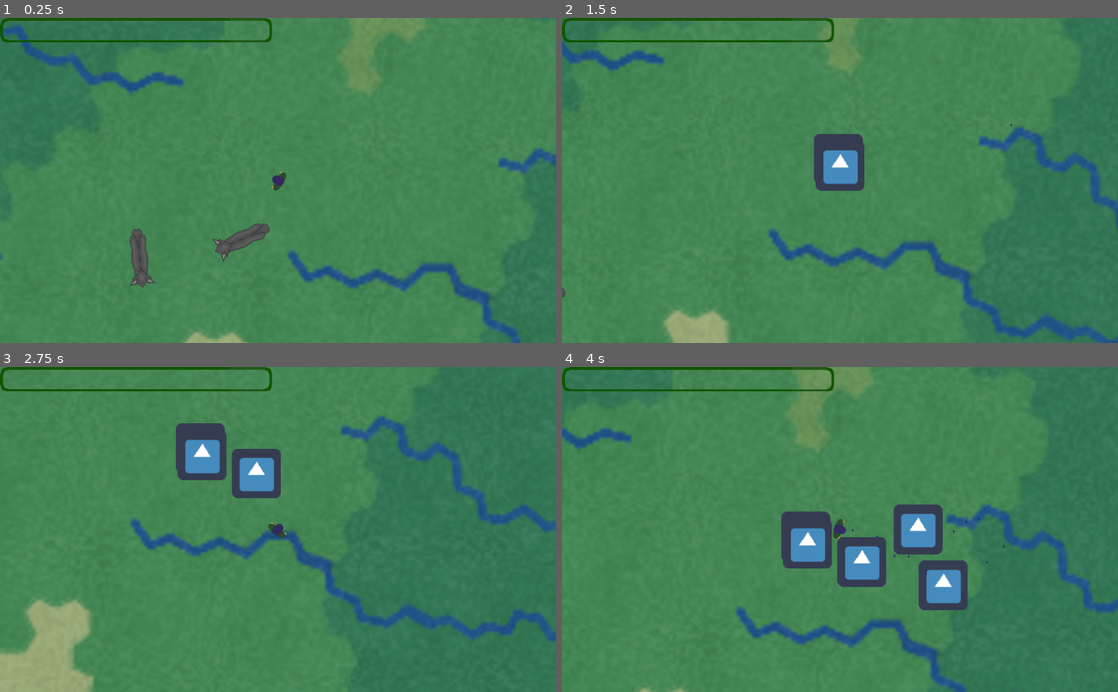
Above: before the commit, frames 1-4 (two rows, left to right).
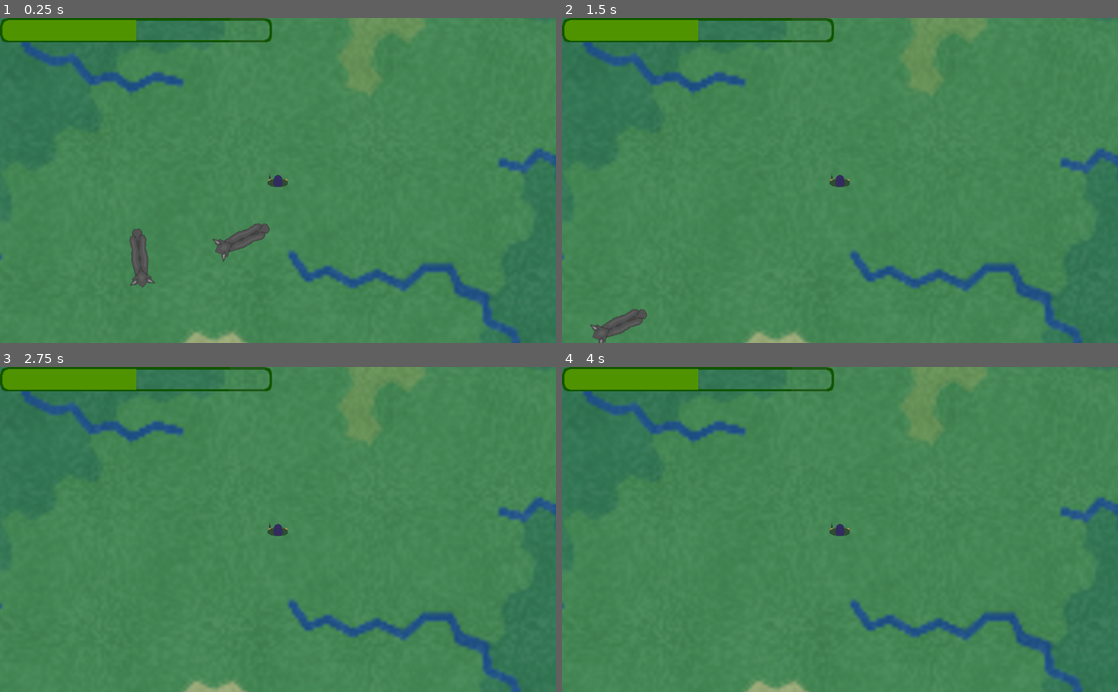
Above: after the commit, the same moments.

Repository: 32BitFlame/capstone-2019
Game: Godot game, scene res://TestRoom.tscn
Two runs of this game, one before a commit and one after it. Both use one fixed random seed, a clock stepped at 60 frames per second and the inputs below. The engine's default icon, where the game draws it, is replaced by a stand-in: a white triangle on a blue panel in a dark square.
Inputs (mouse positions are in pixels of both pictures, inside the frame that each line leads up to):
- Up to frame 1 (0.25 s): no input
- Up to frame 2 (1.5 s): tap Enter (ui_accept) at 0.5, 0.77 s; move the mouse to (962, 164) at 0.52 s; press the mouse at (962, 164) at 0.53 s; hold D (ui_right) 0.53-1.28 s; move the mouse to (728, 196) at 1.27 s; release the mouse at (728, 196) at 1.28 s; hold S (ui_down) from 1.28 s (still down); tap E (get_weapon) at 1.35 s
- Up to frame 3 (2.75 s): tap Enter (ui_accept) at 1.52 s; move the mouse to (333, 458) at 2.02 s; release S (ui_down) at 2.03 s; hold D (ui_right) from 2.03 s (still down); right-click (333, 458) at 2.1 s
- Up to frame 4 (4 s): move the mouse to (812, 594) at 2.77 s; release D (ui_right) at 2.78 s; hold W (ui_up) 2.78-3.53 s; tap Shift (sprint) at 2.85 s; tap Enter (ui_accept) at 3.02, 3.77 s; move the mouse to (1006, 578) at 3.52 s; press the mouse at (1006, 578) at 3.53 s; hold A (ui_left) from 3.53 s (still down)

The runs differ from the first frame. In frame 1, 1.6% of the frame differs, in the area x 0-52%, y 0-54%; in frame 2, 13%; in frame 3, 17%, in the area x 0-100%, y 0-100%; in frame 4, 17%.
Error after the commit: Invalid set index 'value' (on base: 'null instance') with value of type 'float'. (res://objects/player.gd:127)

Commit message:
made gui

Diff:
--- a/TestRoom.tscn
+++ b/TestRoom.tscn
@@ -57,7 +57,7 @@
 margin_bottom = -1389.91
 script = ExtResource( 7 )
 
-[node name="TextureProgress" type="TextureProgress" parent="MarginContainer"]
+[node name="Healthbar" type="TextureProgress" parent="MarginContainer"]
 margin_right = 1022.0
 margin_bottom = 595.0
 grow_horizontal = 0
--- /dev/null
+++ b/plr_gui.tscn
@@ -0,0 +1,20 @@
+[gd_scene load_steps=4 format=2]
+
+[ext_resource path="res://plr_gui.gd" type="Script" id=1]
+[ext_resource path="res://sprites/GUI_Assets/Health_Bar_Frame.png" type="Texture" id=2]
+[ext_resource path="res://sprites/GUI_Assets/Health_Bar_Fill.png" type="Texture" id=3]
+
+[node name="MarginContainer" type="MarginContainer"]
+margin_left = 810.51
+margin_top = -1984.91
+margin_right = 1832.51
+margin_bottom = -1389.91
+script = ExtResource( 1 )
+
+[node name="Healthbar" type="TextureProgress" parent="."]
+margin_right = 1022.0
+margin_bottom = 595.0
+grow_horizontal = 0
+value = 50.0
+texture_under = ExtResource( 2 )
+texture_progress = ExtResource( 3 )
